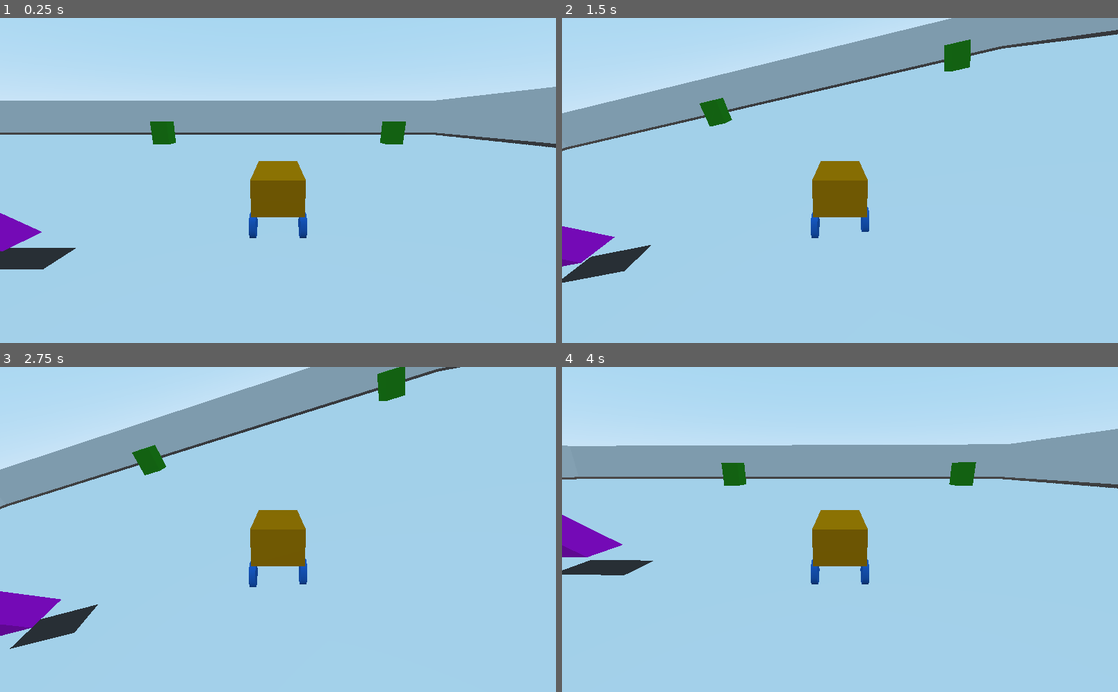
Above: before the commit, frames 1-4 (two rows, left to right).
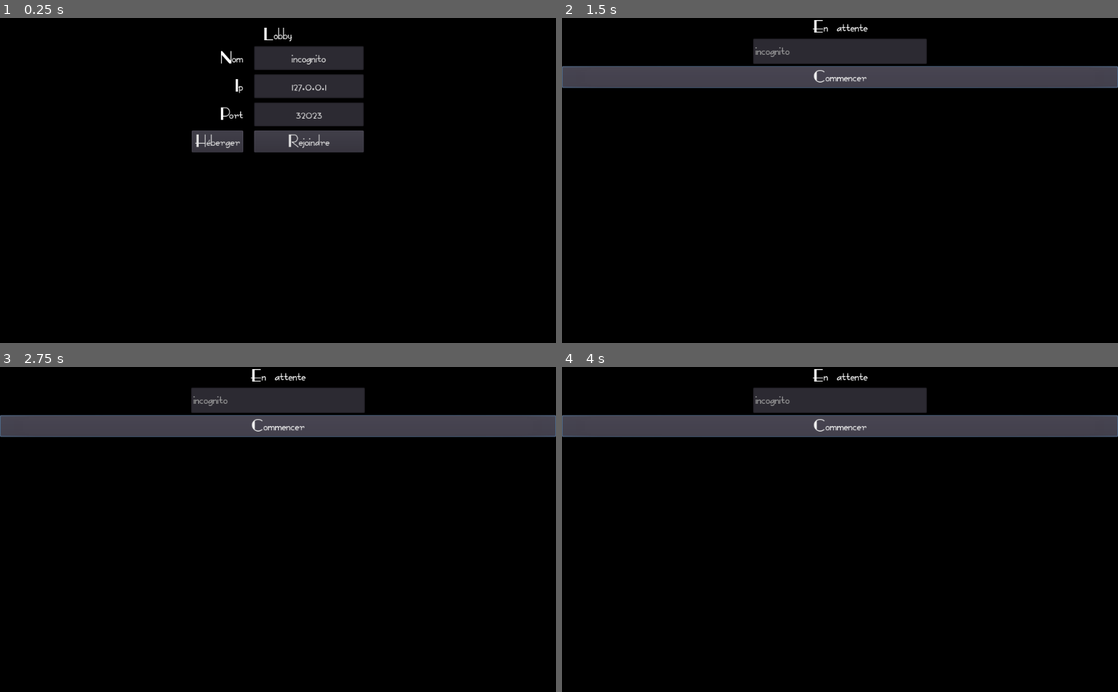
Above: after the commit, the same moments.

Repository: NervousTic/VaisseauVeloce
Game: Godot game, scene res://Lobby/Lobby.tscn
Same seed, same stepped clock (60 frames per second), same inputs: the game is played once before the commit and once after it. Before the commit the project starts from res://World/World.tscn.
Inputs (mouse positions are in pixels of both pictures, inside the frame that each line leads up to):
- Up to frame 1 (0.25 s): no input
- Up to frame 2 (1.5 s): click (778, 141) at 0.5 s, where only the run after the commit has a clickable "Héberger"; click (840, 76) at 1.25 s, where only the run after the commit has a clickable "Commencer"
- Up to frame 3 (2.75 s): hold D (steer_right) from 2.03 s (still down)
- Up to frame 4 (4 s): release D (steer_right) at 2.78 s; hold S (back) 2.78-3.53 s; hold D (steer_right) from 3.53 s (still down)

The runs differ from the first frame. In frame 1, 100% of the frame differs, in the area x 0-100%, y 0-100%; in frame 2, 100%; in frame 3, 100%; in frame 4, 100%.

Commit message:
Spawn de plusieurs voitures

Diff:
--- a/Lobby/AttentePartie.tscn
+++ b/Lobby/AttentePartie.tscn
@@ -40,3 +40,11 @@
 rect_min_size = Vector2( 320, 0 )
 items = [ "Joueur 1", null, false, "Joueur 2", null, false ]
 auto_height = true
+
+[node name="ReadyButton" type="Button" parent="VBoxContainer" groups=[
+"HostOnly",
+]]
+margin_top = 67.0
+margin_right = 1024.0
+margin_bottom = 87.0
+text = "Commencer"
--- a/Lobby/Lobby.gd
+++ b/Lobby/Lobby.gd
@@ -14,6 +14,7 @@
 func _on_HostBouton_pressed():
 	Network.selected_port = int(port.text)
 	Network.create_server()
+	get_tree().call_group("HostOnly", "show")
 	create_attente_partie()
 
 
@@ -32,3 +33,7 @@
 func create_attente_partie():
 	$AttentePartie.popup_centered()
 	$AttentePartie.refresh_players(Network.players)
+
+func _on_ReadyButton_pressed():
+	Network.star_game()
+	pass # Replace with function body.
--- a/Lobby/Lobby.tscn
+++ b/Lobby/Lobby.tscn
@@ -52,7 +52,7 @@
 margin_left = 115.0
 margin_right = 317.0
 margin_bottom = 44.0
-text = "Joueur"
+text = "Joueur 1"
 align = 1
 
 [node name="IpLabel" type="Label" parent="VBoxContainer/CenterContainer/GridContainer"]
@@ -101,8 +101,28 @@
 [node name="AttentePartie" parent="." groups=[
 "AttentePartie",
 ] instance=ExtResource( 3 )]
+visible = false
 script = ExtResource( 4 )
+
+[node name="Label" parent="AttentePartie/VBoxContainer" index="0"]
+margin_bottom = 34.0
+
+[node name="CenterContainer" parent="AttentePartie/VBoxContainer" index="1"]
+margin_top = 38.0
+margin_bottom = 123.0
+
+[node name="ItemList" parent="AttentePartie/VBoxContainer/CenterContainer" index="0"]
+margin_bottom = 85.0
+items = [ "Joueur 1", null, false, "Joueur 2", null, false ]
+
+[node name="ReadyButton" parent="AttentePartie/VBoxContainer" index="2"]
+visible = false
+margin_top = 127.0
+margin_bottom = 167.0
 
 [connection signal="text_changed" from="VBoxContainer/CenterContainer/GridContainer/NomTextBox" to="." method="_on_NomTextBox_text_changed"]
 [connection signal="pressed" from="VBoxContainer/CenterContainer/GridContainer/HostBouton" to="." method="_on_HostBouton_pressed"]
 [connection signal="pressed" from="VBoxContainer/CenterContainer/GridContainer/JoinBouton" to="." method="_on_JoinBouton_pressed"]
+[connection signal="pressed" from="AttentePartie/VBoxContainer/ReadyButton" to="." method="_on_ReadyButton_pressed"]
+
+[editable path="AttentePartie"]
--- a/Reseau/Network.gd
+++ b/Reseau/Network.gd
@@ -62,3 +62,9 @@
 
 sync func update_waiting_room():
 	get_tree().call_group("AttentePartie", "refresh_players", players)
+
+func star_game():
+	rpc ("load_world")
+
+sync func load_world():
+	get_tree().change_scene("res://World/World.tscn")
--- /dev/null
+++ b/World/World.gd
@@ -0,0 +1,16 @@
+extends Spatial
+
+func _ready():
+	spawn_local_player()
+	rpc("spawn_remote_player", Network.local_player_id)
+
+func spawn_local_player():
+	var new_player = preload("res://Player/Player.tscn").instance()
+	new_player.name = str(Network.local_player_id)
+	$Players.add_child(new_player)
+
+remote func spawn_remote_player(id):
+
+	var new_player = preload("res://Player/Player.tscn").instance()
+	new_player.name = str(id)
+	$Players.add_child(new_player)
--- a/World/World.tscn
+++ b/World/World.tscn
@@ -1,6 +1,6 @@
 [gd_scene load_steps=4 format=2]
 
-[ext_resource path="res://Player/Player.tscn" type="PackedScene" id=1]
+[ext_resource path="res://World/World.gd" type="Script" id=1]
 
 [sub_resource type="SpatialMaterial" id=1]
 albedo_color = Color( 0.133333, 0.623529, 0.0901961, 1 )
@@ -9,6 +9,7 @@
 albedo_color = Color( 0.752941, 0.0352941, 0.835294, 1 )
 
 [node name="World" type="Spatial"]
+script = ExtResource( 1 )
 
 [node name="Floor" type="CSGBox" parent="."]
 editor/display_folded = true
@@ -110,5 +111,4 @@
 height = 20.0
 material = SubResource( 2 )
 
-[node name="Player" parent="." instance=ExtResource( 1 )]
-transform = Transform( 1, 0, 0, 0, 1, 0, 0, 0, 1, -29, 3, 0 )
+[node name="Players" type="Node" parent="."]
--- a/project.godot
+++ b/project.godot
@@ -16,7 +16,7 @@
 [application]
 
 config/name="VaisseauVeloce"
-run/main_scene="res://World/World.tscn"
+run/main_scene="res://Lobby/Lobby.tscn"
 config/icon="res://icon.png"
 
 [autoload]
